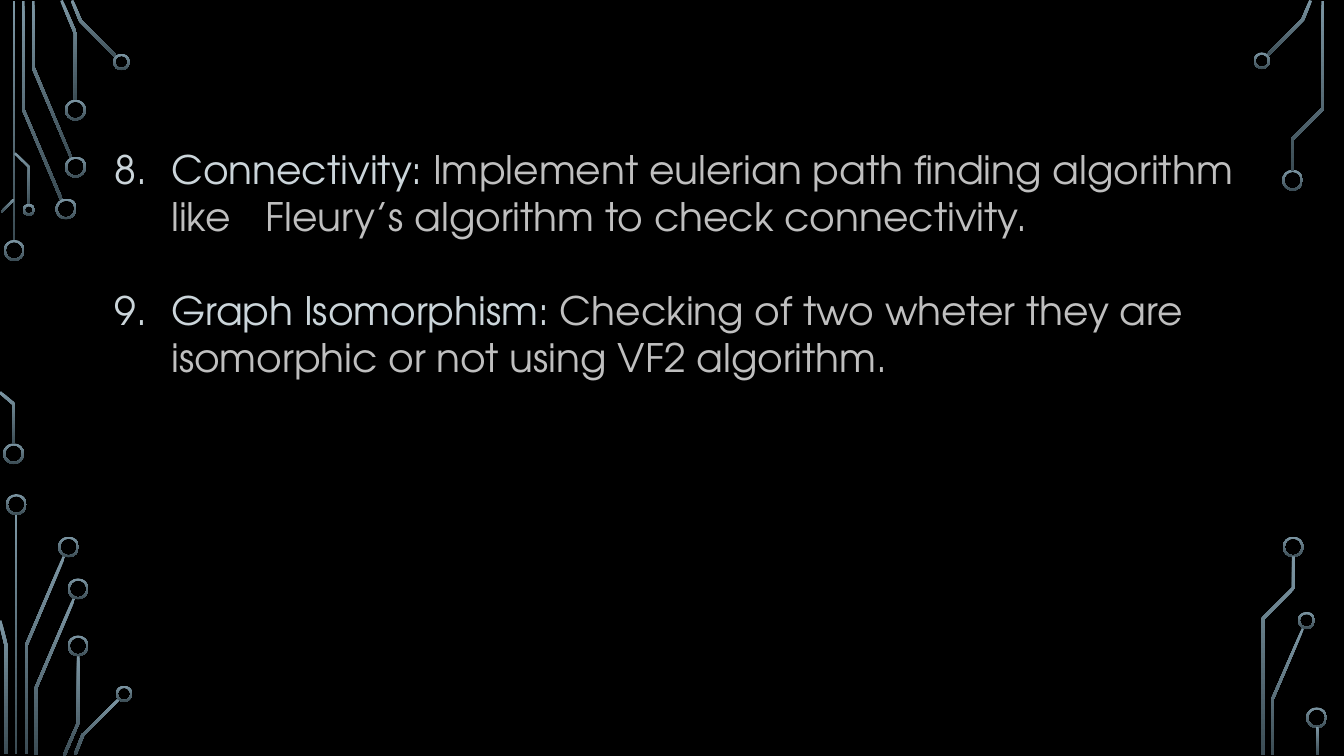
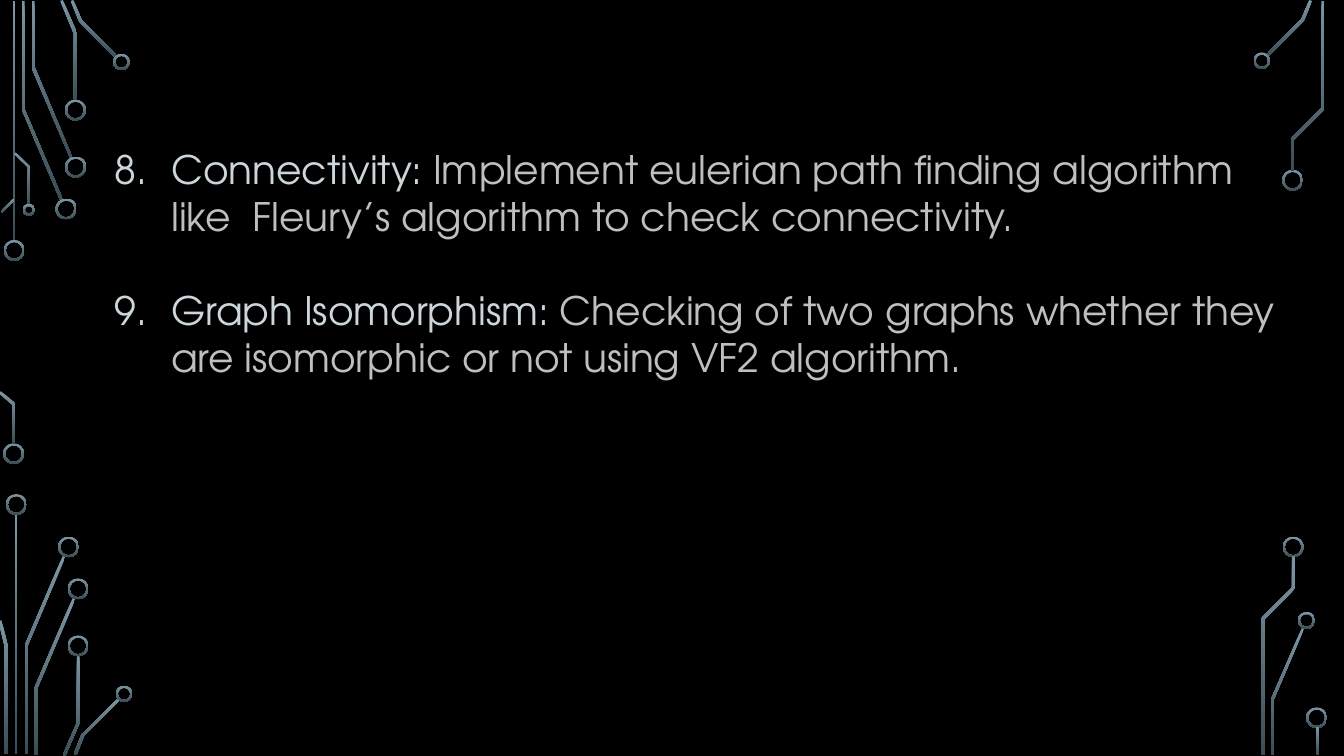
Before and after one commit to Rafid13iit/SPL_1, a slide deck: slide 8 of SPL1_mid_slides.pptx. Drawn at 1344x756 pixels with LibreOffice and Linux fonts; fonts in the diff are those of the drawing; background and template pictures are left out. Boxes give left, top, right and bottom in pixels: in the first picture for what was removed or moved away, otherwise in the second. Text is boxed around its words. In the diff, an @@ line names an element or a change of style, - is before the commit and + after.

```diff
--- a/SPL1_mid_slides.pptx
+++ b/SPL1_mid_slides.pptx
@@ text at bbox=[171, 295, 1275, 381]: text changed @@
-9. Graph Isomorphism: Checking of two wheter they are isomorphic or not using VF2 algorithm.
+9. Graph Isomorphism: Checking of two graphs whether they are isomorphic or not using VF2 algorithm.
```
Also in this commit, not shown: 5 other files.
